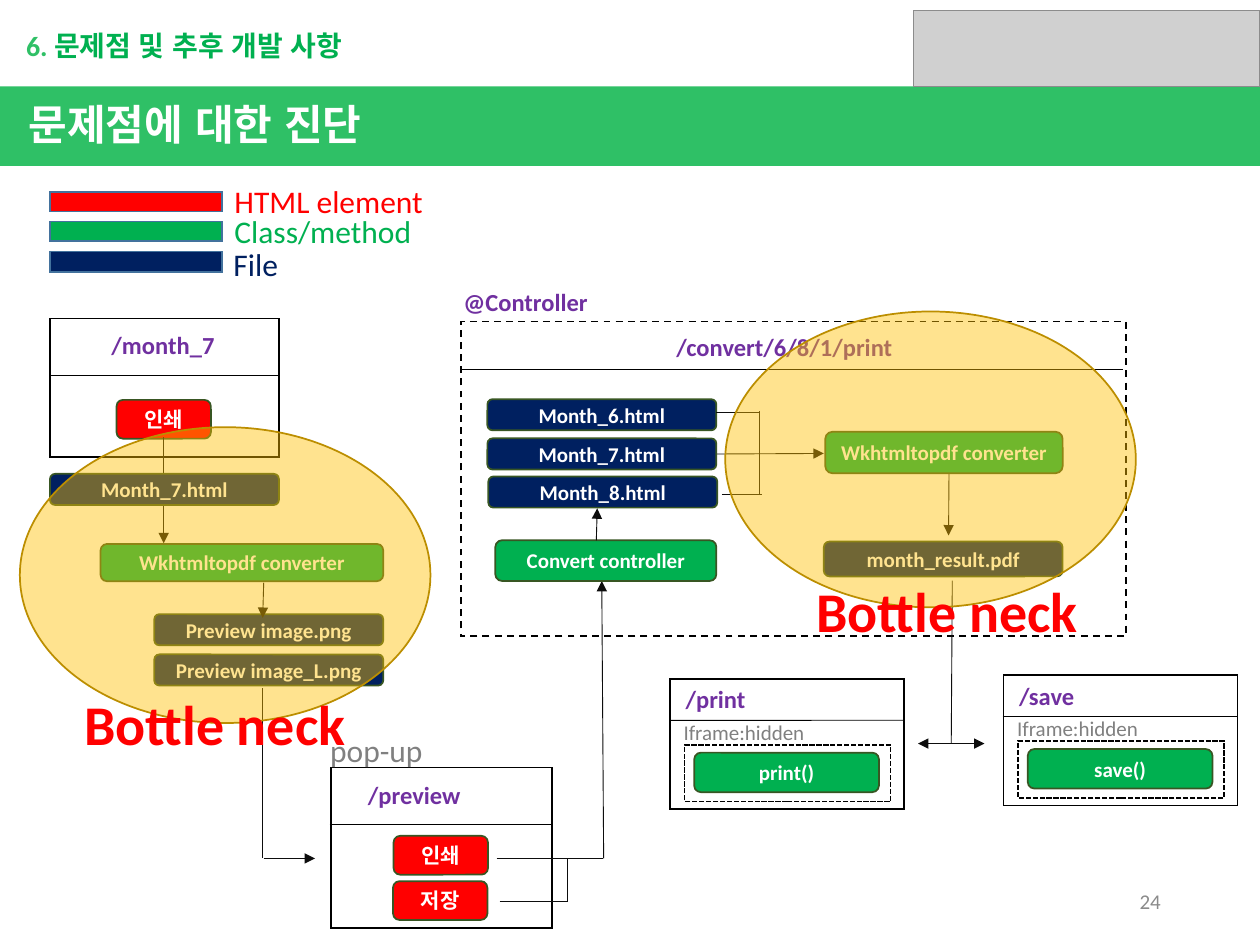
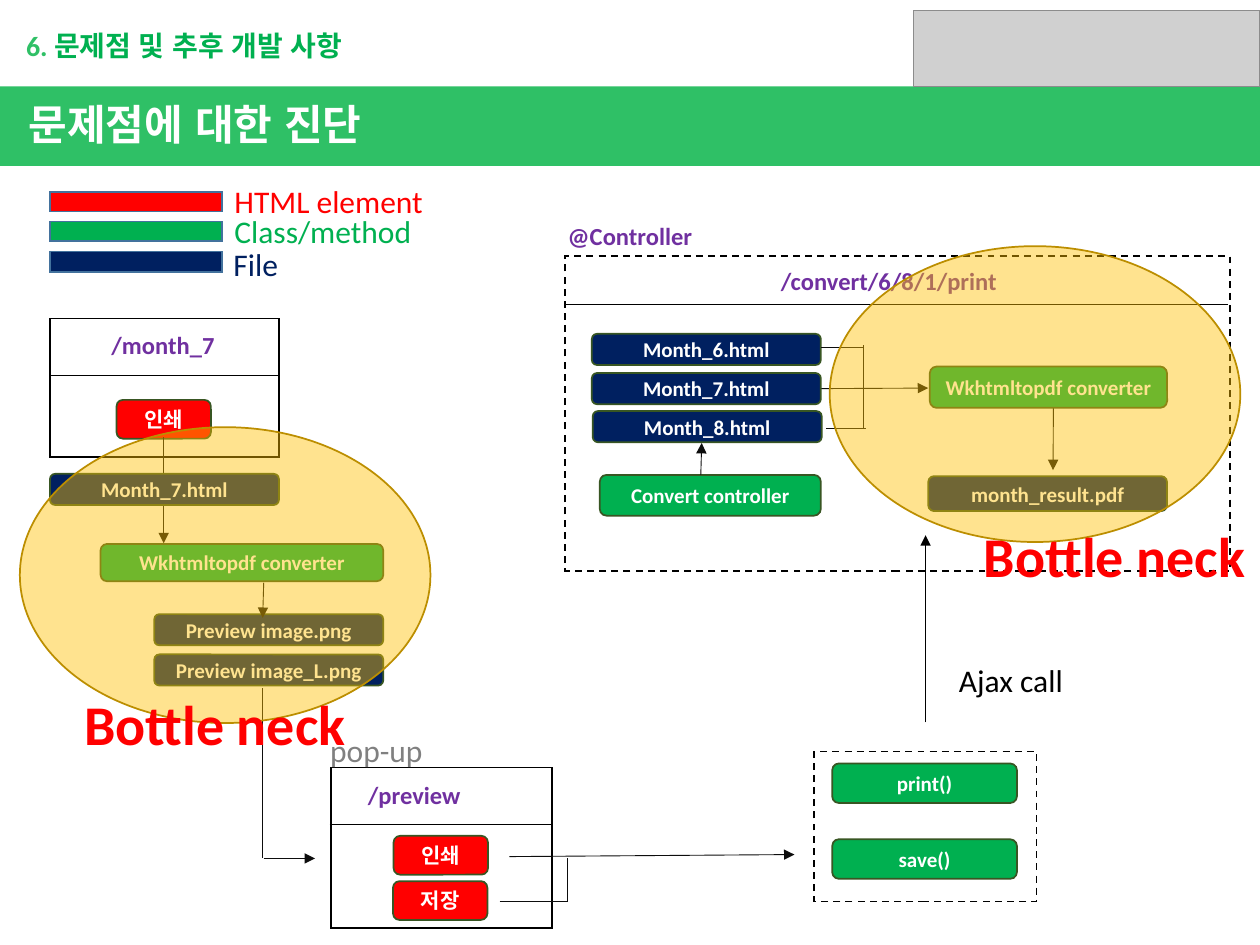
Before and after one commit to lwoody/HtmltoPdf, a slide deck: slide 22 of prototype.pptx (slide 24 before the commit). Drawn at 1260x945 pixels with LibreOffice and Linux fonts; fonts in the diff are those of the drawing; grey boxes stand for pictures. Boxes give left, top, right and bottom in pixels: in the first picture for what was removed or moved away, otherwise in the second. Text is boxed around its words. In the diff, an @@ line names an element or a change of style, - is before the commit and + after.

```diff
--- a/prototype.pptx
+++ b/prototype.pptx
@@ 6 rounded rectangles, 4 lines, 3 arrows, 2 texts, 1 rectangle, 1 ellipse: place and size @@
-6 rounded rectangles, 4 lines, 3 arrows, 2 texts, 1 rectangle, 1 ellipse at [461, 293, 1137, 636]
+6 rounded rectangles, 4 lines, 3 arrows, 2 texts, 1 rectangle, 1 ellipse at [564, 227, 1240, 571]
@@ line moved from (953, 581) - (951, 743) to (926, 722) - (926, 536) @@
@@ line (926, 722) - (926, 536): line to arrow; stroke #0D0D0D 0.5 pt to #000000 0.5 pt @@
@@ text "Bottle neck" rewrapped from [816, 585, 1077, 645] to [984, 530, 1245, 578] @@
@@ arrow removed from (604, 858) to (602, 581) @@
@@ text added at [959, 670, 1063, 698], 18 pt, text #000000 @@
+Ajax call
@@ group removed at [669, 679, 905, 810]: 2 rectangles, 2 texts, 1 line @@
-/print
-Iframe:hidden
@@ double arrow removed from (919, 743) to (984, 743) @@
@@ group removed at [1003, 675, 1239, 806]: 2 rectangles, 2 texts, 1 line @@
-/save
-Iframe:hidden
@@ rectangle added at [814, 751, 1037, 901], fill #FFFFFF, outline #000000 1 pt dashed @@
@@ rounded rectangle "print()": place and size @@
-rounded rectangle "print()" at [694, 752, 879, 791]
+rounded rectangle "print()" at [833, 764, 1018, 803]
@@ rounded rectangle "save()": place and size @@
-rounded rectangle "save()" at [1028, 750, 1213, 789]
+rounded rectangle "save()" at [833, 839, 1018, 878]
@@ line moved from (496, 858) - (604, 858) to (795, 854) - (509, 857) @@
@@ line (795, 854) - (509, 857): line to arrow @@
@@ page number removed at [1140, 895, 1161, 909] @@
-24
```
Also in this commit, not shown: 5 other slides changed, 2 slides removed.
